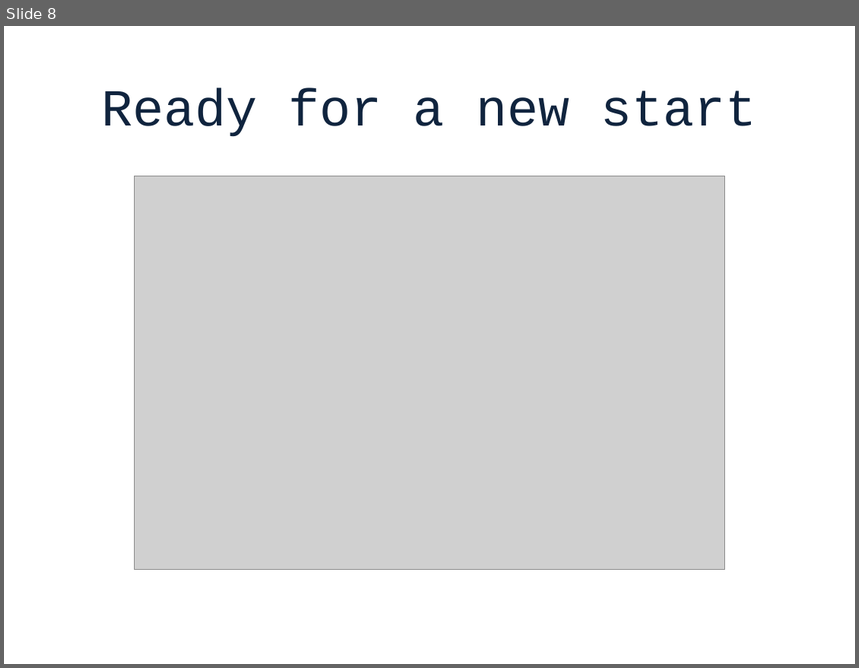
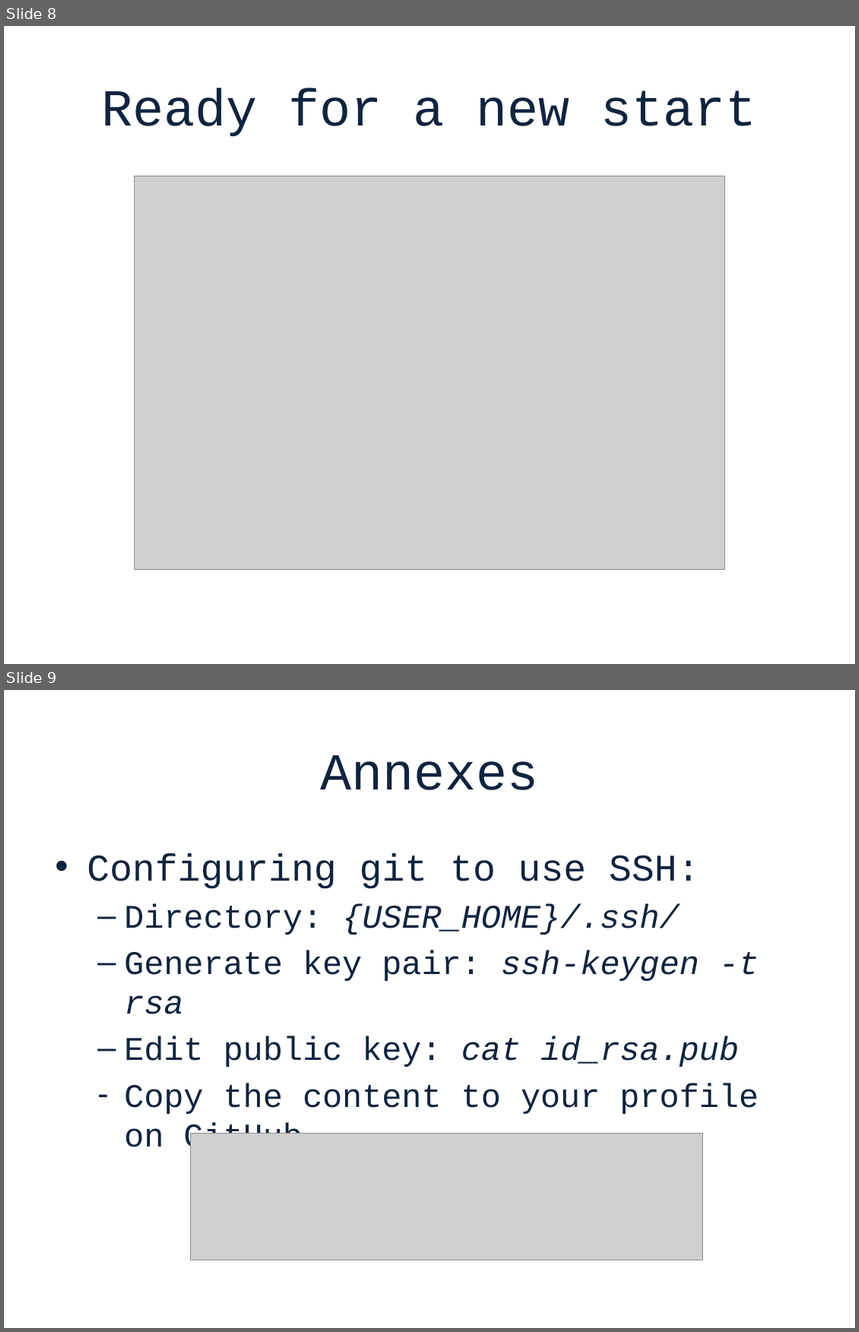
Before and after one commit to stounio/WalkingThroughTheWoods, a slide deck: presentation/walkingThroughTheWood.pptx. Shown one above the other, each under a label of ours: slide 8 before the commit, slides 8 and 9 after it. The pictures are 859x668 and 859x1332 pixels, drawn with LibreOffice and Linux fonts; fonts in the diff are those of the drawing; grey boxes stand for pictures; background and template pictures are left out. Boxes give left, top, right and bottom in pixels: in the first picture for what was removed or moved away, otherwise in the second. Text is boxed around its words. In the diff, an @@ line names an element or a change of style, - is before the commit and + after.

Commit message:
Update presentation with annexes

```diff
--- a/presentation/walkingThroughTheWood.pptx
+++ b/presentation/walkingThroughTheWood.pptx
@@ slide 9 added at (4,690,855,1328), background picture (left out) @@
@@ title added at (320,755,538,790), 44 pt, text #0F243E @@
+Annexes
@@ text added at (87,853,759,1156), 28 pt, text #0F243E @@
+• Configuring git to use SSH:
+  – Directory: {USER_HOME}/.ssh/
+  – Generate key pair: ssh-keygen -t rsa
+  – Edit public key: cat id_rsa.pub
+  – Copy the content to your profile on GitHub
@@ picture added at (190,1134,703,1260) @@
```
Also in this commit, not shown: 1 other slide added.
